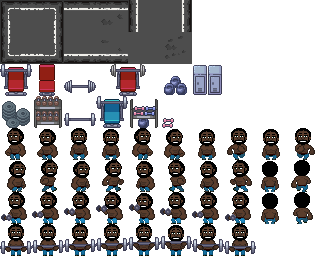
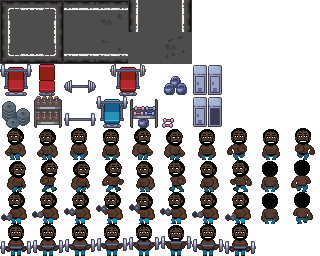
Comparing the layer stacks of the two 320×256 images. Changes:
added layer "Tło" (1st of 16) above "Tło" over [left=193, top=97, right=222, bottom=127]
